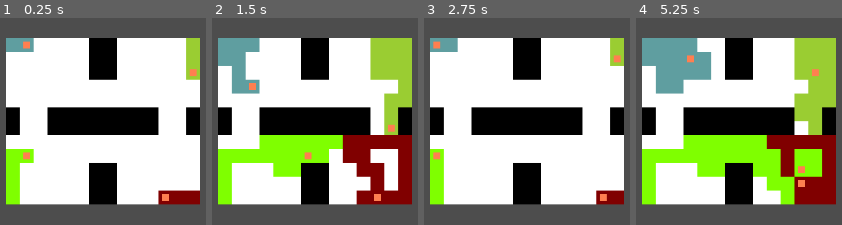
Above: before the commit, frames 1-4 (left to right).
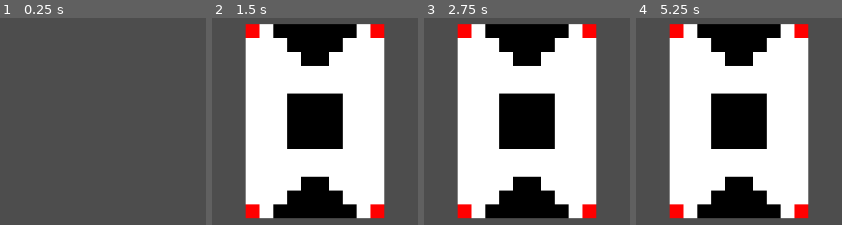
Above: after the commit, the same moments.

Repository: Rahlback/TCPGameServer
Game: Godot game, scene res://board_color_game/board_color_main.tscn
Same seed, same stepped clock (60 frames per second), same inputs: the game is played once before the commit and once after it.
Inputs:
- Up to frame 1 (0.25 s): no input
- Up to frame 2 (1.5 s): tap Enter (ui_accept) at 0.5, 0.77 s; hold A (A) 0.53-1.28 s; tap D (D) at 0.8, 1.35 s
- Up to frame 3 (2.75 s): tap Enter (ui_accept) at 1.52 s; tap A (A) at 1.55 s; hold A (A) from 2.03 s (still down); tap D (D) at 2.3 s
- Up to frame 4 (5.25 s): release A (A) at 2.78 s; tap D (D) at 2.85, 3.8 s; tap Enter (ui_accept) at 3.02, 3.77, 4.52 s; tap A (A) at 3.05, 4.55 s; hold S (S) 3.53-4.28 s; tap W (W) at 4.35 s; hold A (A) from 5.03 s (still down)

The runs differ from the first frame. In frame 1, 76% of the frame differs, in the area x 2-98%, y 9-91%; in frame 2, 54%; in frame 3, 42%; in frame 4, 60%.
Error after the commit: Invalid access to property or key '10' on a base object of type 'Dictionary'. (res://board_color_game/board.gd:189)

Commit message:
Generate boards in process instead of in "Ready"

Diff:
--- a/board_color_game/board_color_main.gd
+++ b/board_color_game/board_color_main.gd
@@ -4,18 +4,20 @@
 @export var number_of_boards_per_group := 100
 
 var players : Dictionary
-var observers : Dictionary # {player_id: [observer_id, observer_id,...]}
+var observers : Dictionary # {observer_id: bool active}
 var board_template = preload("res://board_color_game/board.gd")
 var board_groups = []
 var board_group_queue: Array[int]
 var boards : Array[Board] = []
 const number_of_players_on_board = 4
 
+
 class Player:
 	var player_name : String
 	var active : bool
 	var player_label : RichTextLabel = null # Potentially remove?
 	var disconnect_time : int = 0
+	var observers : Array[int] # A list of all observers
 
 	func _init(player_name: String):
 		self.player_name = player_name
@@ -29,15 +31,6 @@
 	GameServer.peer_reconnected.connect(_player_reconnected)
 	GameServer.peer_message_received.connect(_receive_message)
 	GameServer.start()
-	var gen_start_time = Time.get_ticks_msec()
-	for x in range(0, 1000):
-		var board: Board = board_template.new()
-		await board.generate_random_board(5 + randi() % 15, 5 + randi() % 15)
-		boards.append(board)
-	print("Time to generate boards: ", Time.get_ticks_msec() - gen_start_time, " ms")
-	for board in boards:
-		board.setup_players(players_test)
-	_after_ready()
 
 var players_test = {10: Color.CADET_BLUE, 11: Color.CHARTREUSE, 12: Color.YELLOW_GREEN, 13: Color.WEB_MAROON}
 
@@ -126,8 +119,35 @@
 
 
 # Called every frame. 'delta' is the elapsed time since the previous frame.
+var total_time = 0
+var show = false
 func _process(delta):
+	if boards.size() < 10000:
+		var t_s = Time.get_ticks_msec()
+		_generate_boards(75)
+		var t_e = Time.get_ticks_msec()
+		var diff = t_e - t_s
+		#print("Time to complete: ", diff)
+		total_time += diff
+	elif not show:
+		show = not show
+		print("Total time spent: ", total_time)
+
+
+func _physics_process(delta):
 	pass
+
+func _generate_boards(number_of_boards: int = 1):
+	for x in range(number_of_boards):
+		var size = 0
+		var board: Board = board_template.new()
+		var width = 5 + randi() % 15
+		var height = 5 + randi() % 15
+
+		board.generate_random_board(width, height)
+		boards.append(board)
+
+
 
 
 # This is testing stuff
@@ -150,5 +170,5 @@
 func _on_history_tick_timeout():
 	if boards[current_board].history_playback_step():
 		$HistoryTick.stop()
-	print(boards[current_board].count_colors())
+	#print(boards[current_board].count_colors())
 	_after_ready()
--- a/board_color_game/board_color_main.tscn
+++ b/board_color_game/board_color_main.tscn
@@ -29,8 +29,8 @@
 position = Vector2(594, 302)
 
 [node name="GameTick" type="Timer" parent="."]
-wait_time = 0.05
-autostart = true
+wait_time = 0.819
+one_shot = true
 
 [node name="HistoryTick" type="Timer" parent="."]
 wait_time = 0.05
